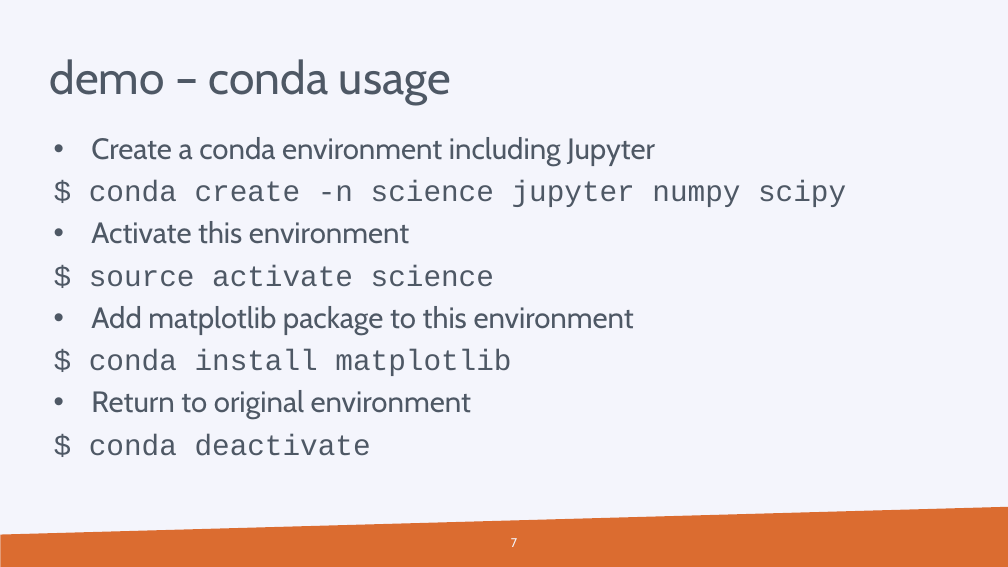
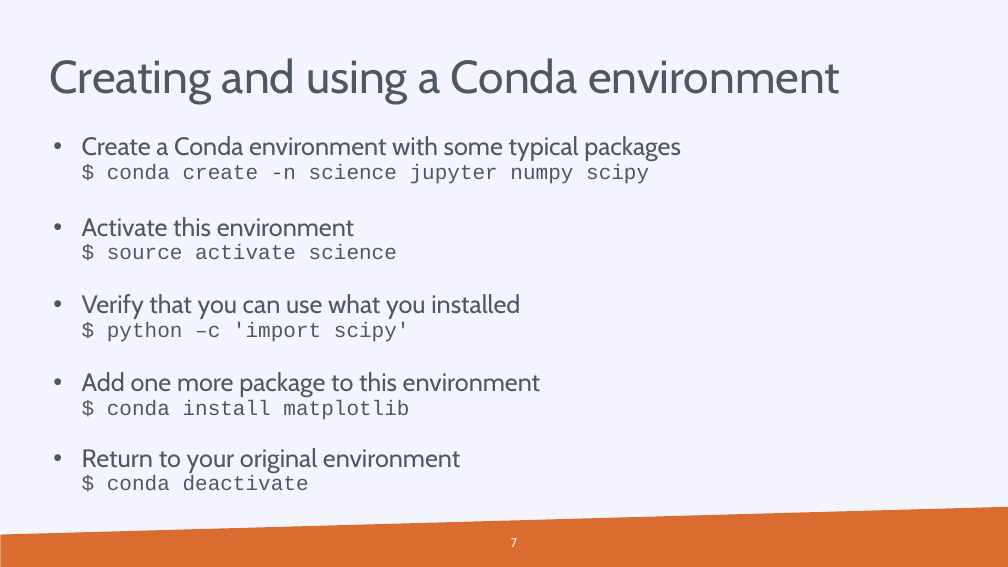
Before and after one commit to hpcleuven/HPC-intro, a slide deck: slide 7 of VSCintro-demo.pptx. Drawn at 1008x567 pixels with LibreOffice and Linux fonts; fonts in the diff are those of the drawing; background and template pictures are left out. Boxes give left, top, right and bottom in pixels: in the first picture for what was removed or moved away, otherwise in the second. Text is boxed around its words. In the diff, an @@ line names an element or a change of style, - is before the commit and + after.

```diff
--- a/VSCintro-demo.pptx
+++ b/VSCintro-demo.pptx
@@ title at (50,58,840,104): text changed @@
-demo – conda usage
+Creating and using a Conda environment
@@ text at (82,136,681,490): text changed; size 28 to 24 pt @@
-• Create a conda environment including Jupyter
-$ conda create -n science jupyter numpy scipy
-• Activate this environment
-$ source activate science
-• Add matplotlib package to this environment
-$ conda install matplotlib
-• Return to original environment
-$ conda deactivate
+    • Create a Conda environment with some typical packages
+      $ conda create -n science jupyter numpy scipy
+    • Activate this environment
+      $ source activate science
+    • Verify that you can use what you installed
+      $ python –c 'import scipy'
+    • Add one more package to this environment
+      $ conda install matplotlib
+    • Return to your original environment
+      $ conda deactivate
```
Also in this commit, not shown: 8 other slides changed, 2 other files.
